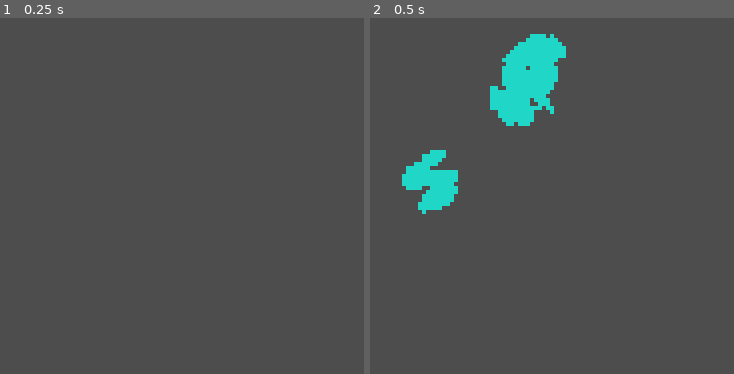
Above: before the commit, frames 1-2 (left to right).
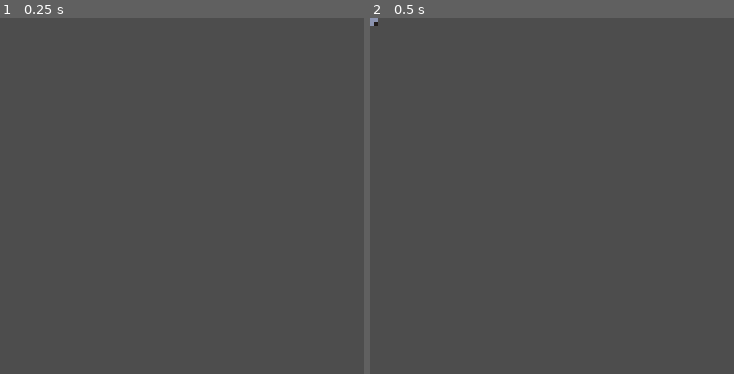
Above: after the commit, the same moments.

Repository: kinghos/GMTK-Game-Jam-2026
Game: Godot game, scene res://scenes/enemies/base_enemy.tscn
Two runs of this game, one before a commit and one after it. Both use one fixed random seed, a clock stepped at 60 frames per second and the inputs below. This scene is started directly instead of the project's main scene.
Inputs:
- Up to frame 1 (0.25 s): no input
- Up to frame 2 (0.5 s): no input

Frame 1 is identical in both runs. In frame 2, 5.1% of the frame differs, in the area x 0-54%, y 0-56%.
Error in both runs: Cannot call method 'get_node' on a null value. (res://scenes/enemies/base_enemy.gd:96)

Commit message:
particles

Diff:
--- a/scenes/enemies/base_enemy.gd
+++ b/scenes/enemies/base_enemy.gd
@@ -4,7 +4,7 @@
 @onready var animation_player: AnimationPlayer = $AnimationPlayer
 @onready var sprite_2d: AnimatedSprite2D = $Sprite2D
 const ENERGY_DROP = preload("res://scenes/misc/energy_drop.tscn")
-@onready var cpu_particles_2d: CPUParticles2D = $CPUParticles2D
+@onready var death_particles: CPUParticles2D = $DeathParticles
 @onready var hitbox: Area2D = $Hitbox
 
 var enemy_type
@@ -95,12 +95,13 @@
 	drop.global_position = global_position
 	Globals.level.get_node("Drops").add_child(drop)
 
-	await cpu_particles_2d.finished
+	await death_particles.finished
 	queue_free()
 
 
 func take_damage(bullet_damage):
 	var bullet_damage_increase = Globals.calc_powerup_effect(Globals.POWERUPS.BULLETDMG)
+	animation_player.play("damage")
 	hp = move_toward(hp, 0, bullet_damage)
 
 
--- a/scenes/enemies/base_enemy.tscn
+++ b/scenes/enemies/base_enemy.tscn
@@ -1,14 +1,28 @@
 [gd_scene format=3 uid="uid://hqm0xru0ae3j"]
 
 [ext_resource type="Script" uid="uid://d3mr5m3v4gl00" path="res://scenes/enemies/base_enemy.gd" id="1_qf3h2"]
-[ext_resource type="Texture2D" uid="uid://c11w0uks0ab07" path="res://scenes/particles/lightning.png" id="3_lkvl6"]
+[ext_resource type="Texture2D" uid="uid://dtq6d577h5w5q" path="res://assets/sprites/nutsnbolts.png" id="2_qf3h2"]
+
+[sub_resource type="CanvasItemMaterial" id="CanvasItemMaterial_7egdk"]
+particles_animation = true
+particles_anim_h_frames = 3
+particles_anim_v_frames = 1
+particles_anim_loop = false
+
+[sub_resource type="Gradient" id="Gradient_qf3h2"]
+offsets = PackedFloat32Array(0, 0.66346157, 1)
+colors = PackedColorArray(1, 1, 1, 1, 1, 1, 1, 1, 1, 1, 1, 0)
+
+[sub_resource type="Gradient" id="Gradient_lkvl6"]
+offsets = PackedFloat32Array(0, 0.66346157, 1)
+colors = PackedColorArray(1, 1, 1, 1, 1, 1, 1, 1, 1, 1, 1, 0)
 
 [sub_resource type="Animation" id="Animation_lkvl6"]
 length = 0.001
 tracks/0/type = "value"
 tracks/0/imported = false
 tracks/0/enabled = true
-tracks/0/path = NodePath("CPUParticles2D:emitting")
+tracks/0/path = NodePath("DeathParticles:emitting")
 tracks/0/interp = 1
 tracks/0/loop_wrap = true
 tracks/0/keys = {
@@ -53,6 +67,58 @@
 "update": 1,
 "values": [false]
 }
+tracks/4/type = "value"
+tracks/4/imported = false
+tracks/4/enabled = true
+tracks/4/path = NodePath("DamageParticles:emitting")
+tracks/4/interp = 1
+tracks/4/loop_wrap = true
+tracks/4/keys = {
+"times": PackedFloat32Array(0),
+"transitions": PackedFloat32Array(1),
+"update": 1,
+"values": [false]
+}
+tracks/5/type = "value"
+tracks/5/imported = false
+tracks/5/enabled = true
+tracks/5/path = NodePath("Sprite2D:modulate")
+tracks/5/interp = 1
+tracks/5/loop_wrap = true
+tracks/5/keys = {
+"times": PackedFloat32Array(0),
+"transitions": PackedFloat32Array(1),
+"update": 0,
+"values": [Color(1, 1, 1, 1)]
+}
+
+[sub_resource type="Animation" id="Animation_ylyo2"]
+resource_name = "damage"
+length = 0.5
+tracks/0/type = "value"
+tracks/0/imported = false
+tracks/0/enabled = true
+tracks/0/path = NodePath("DamageParticles:emitting")
+tracks/0/interp = 1
+tracks/0/loop_wrap = true
+tracks/0/keys = {
+"times": PackedFloat32Array(0),
+"transitions": PackedFloat32Array(1),
+"update": 1,
+"values": [true]
+}
+tracks/1/type = "value"
+tracks/1/imported = false
+tracks/1/enabled = true
+tracks/1/path = NodePath("Sprite2D:modulate")
+tracks/1/interp = 1
+tracks/1/loop_wrap = true
+tracks/1/keys = {
+"times": PackedFloat32Array(0, 0.25, 0.5),
+"transitions": PackedFloat32Array(1, 1, 1),
+"update": 0,
+"values": [Color(1, 1, 1, 1), Color(1, 0, 0, 1), Color(1, 1, 1, 1)]
+}
 
 [sub_resource type="Animation" id="Animation_n763p"]
 resource_name = "death"
@@ -61,7 +127,7 @@
 tracks/0/type = "value"
 tracks/0/imported = false
 tracks/0/enabled = true
-tracks/0/path = NodePath("CPUParticles2D:emitting")
+tracks/0/path = NodePath("DeathParticles:emitting")
 tracks/0/interp = 1
 tracks/0/loop_wrap = true
 tracks/0/keys = {
@@ -110,6 +176,7 @@
 [sub_resource type="AnimationLibrary" id="AnimationLibrary_ylyo2"]
 _data = {
 &"RESET": SubResource("Animation_lkvl6"),
+&"damage": SubResource("Animation_ylyo2"),
 &"death": SubResource("Animation_n763p")
 }
 
@@ -124,23 +191,48 @@
 
 [node name="Sprite2D" type="AnimatedSprite2D" parent="." unique_id=162748549]
 
-[node name="CPUParticles2D" type="CPUParticles2D" parent="." unique_id=721897490]
+[node name="DeathParticles" type="CPUParticles2D" parent="." unique_id=721897490]
+material = SubResource("CanvasItemMaterial_7egdk")
 emitting = false
-texture = ExtResource("3_lkvl6")
+amount = 12
+texture = ExtResource("2_qf3h2")
 lifetime = 0.5
 one_shot = true
-explosiveness = 1.0
-direction = Vector2(0, 0)
-spread = 180.0
-gravity = Vector2(0, 0)
+explosiveness = 0.52
+randomness = 0.11
+emission_shape = 3
+emission_rect_extents = Vector2(1, 1)
+direction = Vector2(0, -10)
+spread = 34.13
+initial_velocity_min = 200.0
+initial_velocity_max = 267.39
+angle_min = -500.9
+angle_max = 422.6
+scale_amount_min = 0.7
+color_ramp = SubResource("Gradient_qf3h2")
+anim_offset_max = 1.0
+
+[node name="DamageParticles" type="CPUParticles2D" parent="." unique_id=502574160]
+material = SubResource("CanvasItemMaterial_7egdk")
+emitting = false
+amount = 4
+texture = ExtResource("2_qf3h2")
+lifetime = 0.5
+one_shot = true
+explosiveness = 0.52
+randomness = 0.11
+emission_shape = 3
+emission_rect_extents = Vector2(1, 1)
+direction = Vector2(0, -10)
+spread = 34.13
 initial_velocity_min = 200.0
 initial_velocity_max = 200.0
-linear_accel_min = -100.0
-linear_accel_max = -100.0
-damping_min = 39.666
-damping_max = 48.537
-angle_min = -720.0
-angle_max = 720.0
+angle_min = -500.9
+angle_max = 422.6
+scale_amount_min = 0.3
+scale_amount_max = 0.5
+color_ramp = SubResource("Gradient_lkvl6")
+anim_offset_max = 1.0
 
 [node name="AnimationPlayer" type="AnimationPlayer" parent="." unique_id=1278964329]
 libraries/ = SubResource("AnimationLibrary_ylyo2")
Binary file added: assets/sprites/nutsnbolts.png
Not shown, added: assets/sprites/nutsnbolts.png.import
